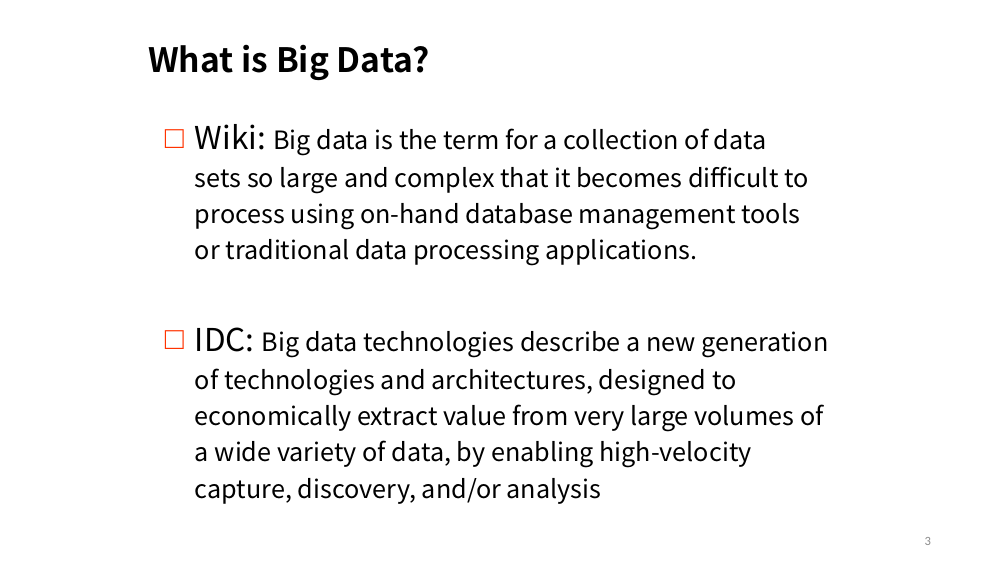
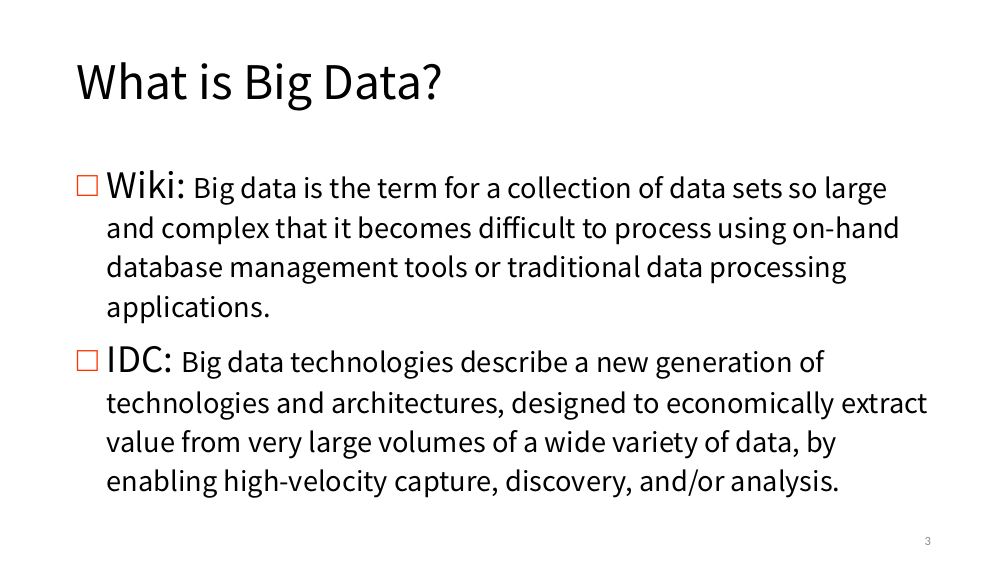
Before and after one commit to prm10/paper, a slide deck: slide 3 of presentation/big data.pptx. Drawn at 1008x567 pixels with LibreOffice and Linux fonts; fonts in the diff are those of the drawing. Boxes give left, top, right and bottom in pixels: in the first picture for what was removed or moved away, otherwise in the second. Text is boxed around its words. In the diff, an @@ line names an element or a change of style, - is before the commit and + after.

```diff
--- a/presentation/big data.pptx
+++ b/presentation/big data.pptx
@@ title "What is Big Data?": place and size @@
-title "What is Big Data?" at <box>148,44,430,80</box>
+title "What is Big Data?" at <box>77,62,444,111</box>
@@ title "What is Big Data?" at <box>77,62,444,111</box>: size 32 to 44 pt, bold off; line spacing 1 to 0.9; vertical alignment top to middle @@
@@ text "Wiki: Big data is the ...": place and size @@
-text "Wiki: Big data is the ..." at <box>195,124,828,504</box>
+text "Wiki: Big data is the ..." at <box>107,170,928,498</box>
@@ text at <box>107,170,901,324</box>: size 30 to 33.3 pt in "Wiki:"; size 24 to 25.9 pt in "Big data is the term for a ..." @@
@@ text at <box>107,346,928,498</box>: text changed; size 24 to 25.9 pt @@
-□ IDC: Big data technologies describe a new generation of technologies and architectures, designed to economically extract value from very large volumes of a wide variety of data, by enabling high-velocity capture, discovery, and/or analysis
+□ IDC: Big data technologies describe a new generation of technologies and architectures, designed to economically extract value from very large volumes of a wide variety of data, by enabling high-velocity capture, discovery, and/or analysis.
```
Also in this commit, not shown: 7 other slides changed, 1 slide added, 4 other files.
